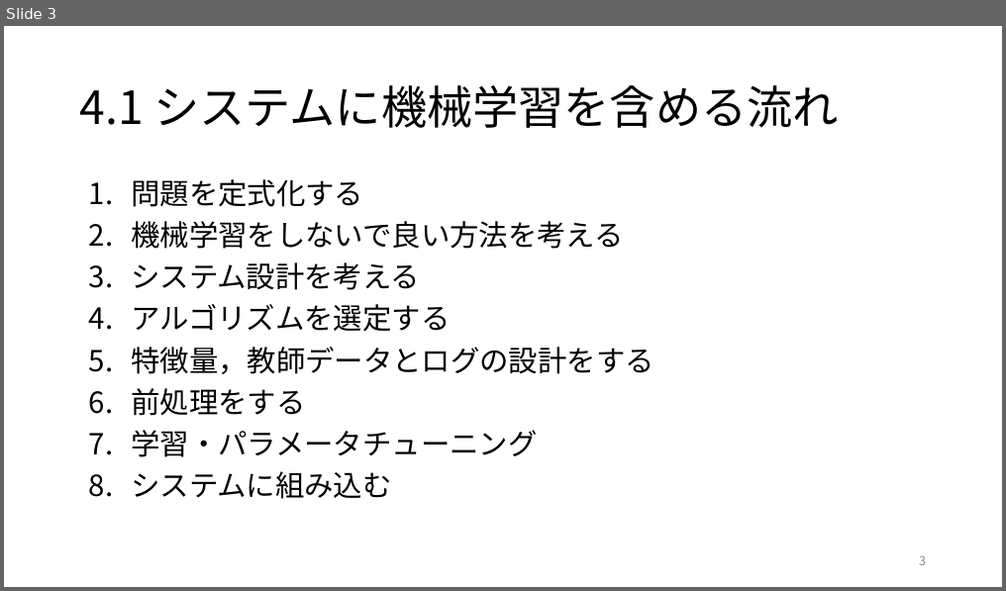
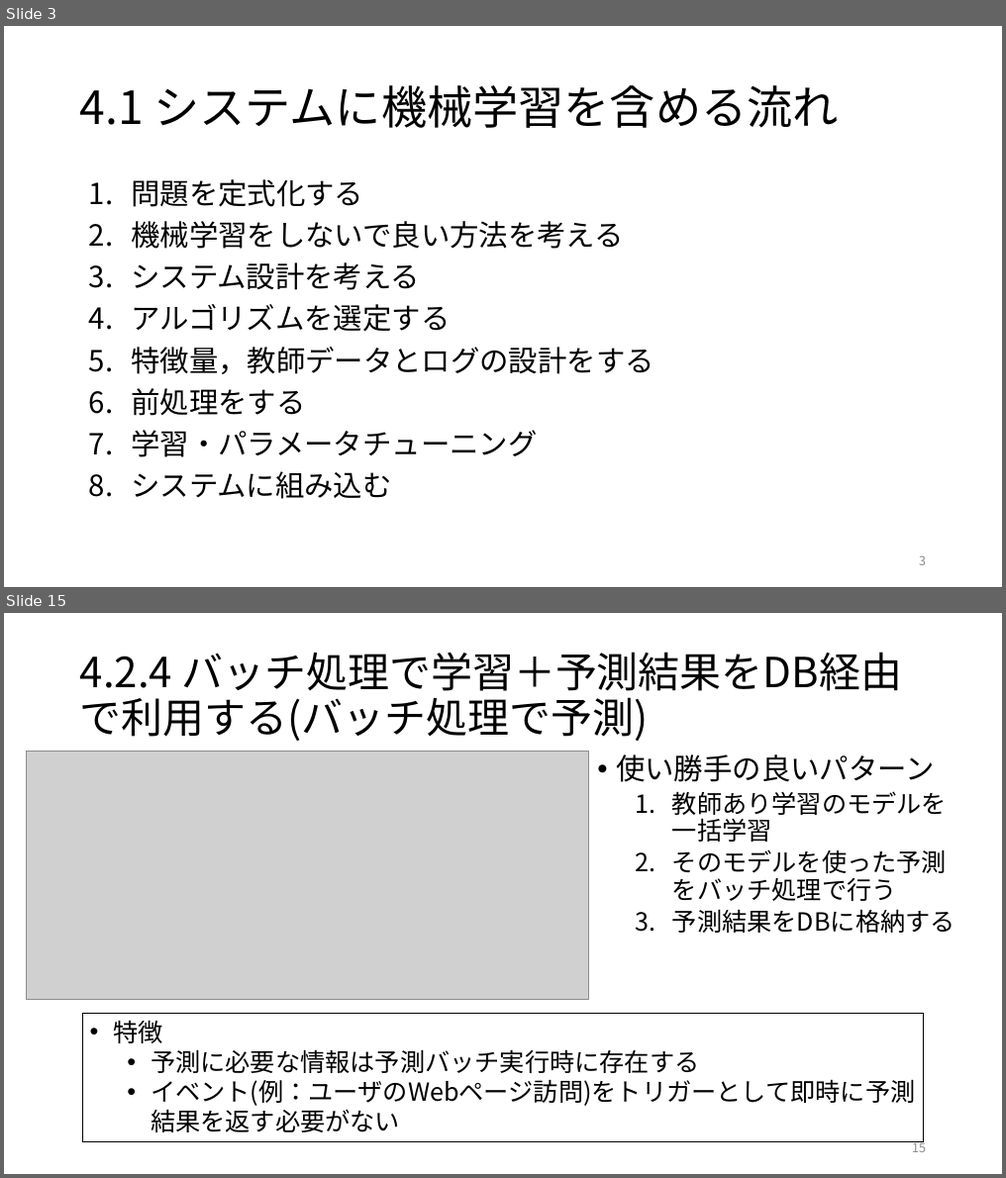
Before and after one commit to ryosuke-ku/Rinko, a slide deck: 仕事ではじめる機械学習第4章.pptx. Shown one above the other, each under a label of ours: slide 3 before the commit, slides 3 and 15 after it; the slides between them are not shown. The pictures are 1006x591 and 1006x1178 pixels, drawn with LibreOffice and Linux fonts; fonts in the diff are those of the drawing; grey boxes stand for pictures. Boxes give left, top, right and bottom in pixels: in the first picture for what was removed or moved away, otherwise in the second. Text is boxed around its words. In the diff, an @@ line names an element or a change of style, - is before the commit and + after.

Commit message:
add 仕事で始める機械学習第4章を編集しました

```diff
--- a/仕事ではじめる機械学習第4章.pptx
+++ b/仕事ではじめる機械学習第4章.pptx
@@ slide 15 added at box(4, 613, 1002, 1174), background #FFFFFF @@
@@ title added at box(80, 652, 902, 741), 40 pt, text #000000 @@
+4.2.4 バッチ処理で学習＋予測結果をDB経由で利用する(バッチ処理で予測)
@@ picture added at box(27, 752, 589, 999) @@
@@ text added at box(616, 755, 955, 933), 24 pt, text #000000 @@
+• 使い勝手の良いパターン
+  1. 教師あり学習のモデルを一括学習
+  2. そのモデルを使った予測をバッチ処理で行う
+  3. 予測結果をDBに格納する
@@ rectangle added at box(82, 1014, 924, 1143), fill #FFFFFF, outline #000000 1 pt, 24 pt, text #000000 @@
+• 特徴
+  • 予測に必要な情報は予測バッチ実行時に存在する
+  • イベント(例：ユーザのWebページ訪問)をトリガーとして即時に予測結果を返す必要がない
@@ page number added at box(912, 1140, 926, 1153), 12 pt, text #8C8C8C @@
+15
```
Also in this commit, not shown: 23 slides changed, 4 other slides added, 1 other file.
